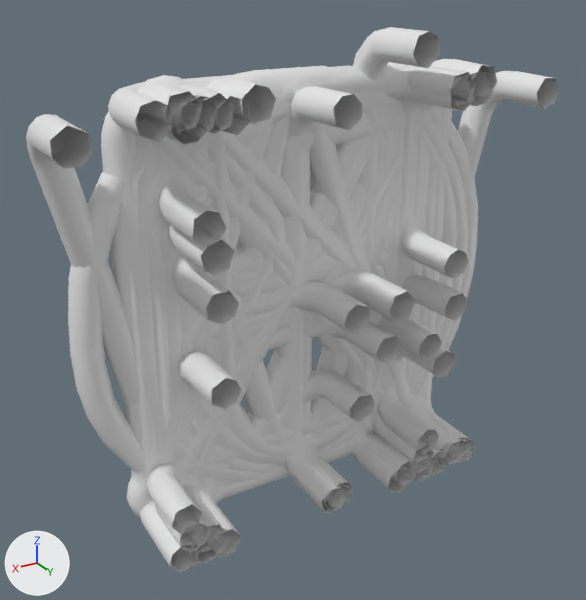
What one commit did to the OBJ model DiscoModel/neon_letters.obj.
Both versions are drawn from a 50 mm lens placed at (0.209, 0.327, 0.183), pointed at (0.011, -0.002, 0.018). Every picture has the same lights, and +X, +Y and +Z are marked at lower left. The picture after the commit comes second. Where no turn or scale is listed for an object, it has been applied to the vertices.

The first picture shows 'A', 'C', 'D', 'G', 'J', 'K', 'L', 'M', 'O', 'T', 'W', 'X' and 14 more.
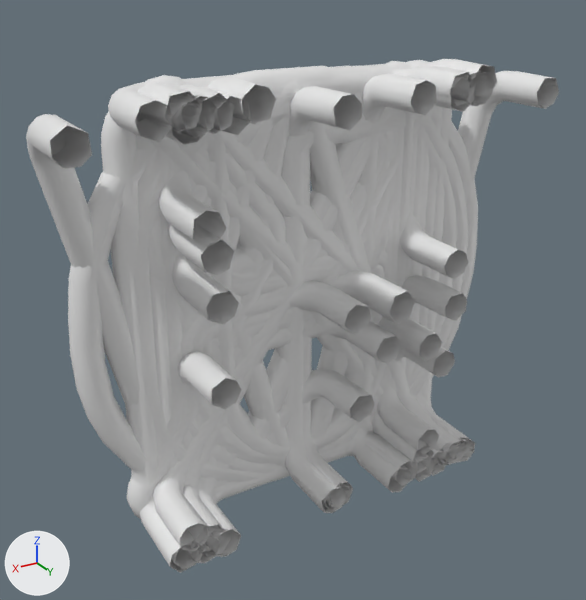
Changed parts and their boxes [x1, y1, x2, y2] in the pictures (586 x 600 px):
'L', moved: before [147, 27, 440, 535]; after [170, 73, 437, 570]

The change in detail:
me_l is used by ob_l; location (0.0, 0.0, 0.0).
me_l had 170 vertices, 327 faces and spanned x -0.05..0.097, y -0.026..0.028, z -0.077..0.149.
me_l now has 170 vertices, 327 faces and spans x -0.05..0.097, y -0.026..0.028, z -0.098..0.128.
me_l part 1: the whole mesh is moved by (0.0, 0.0, -0.022).
